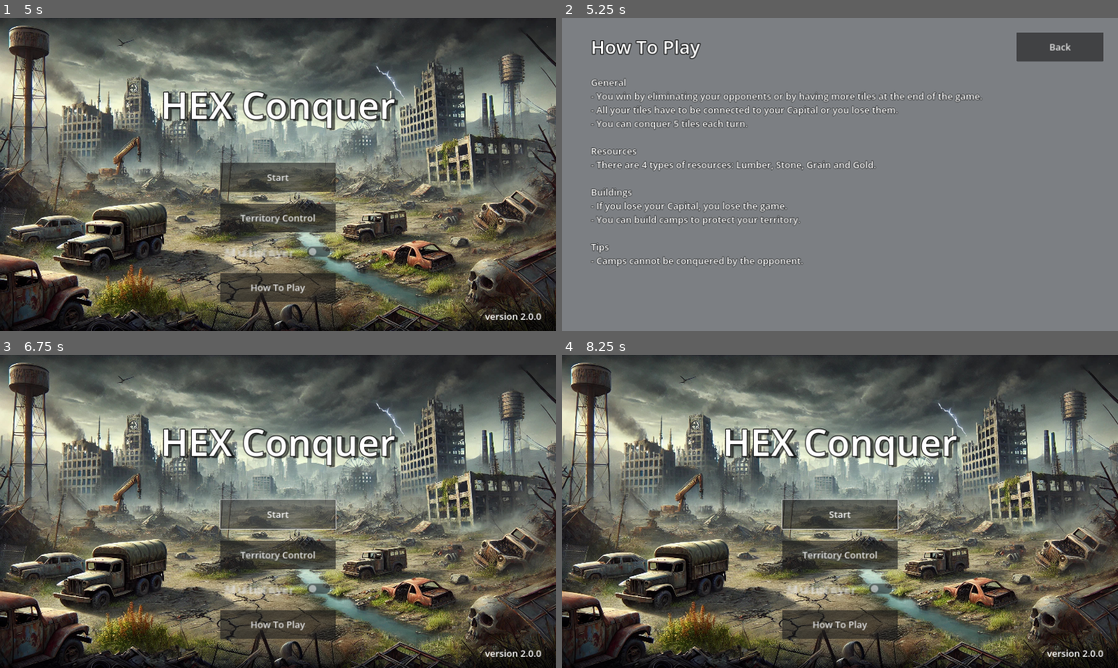
Above: before the commit, frames 1-4 (two rows, left to right).
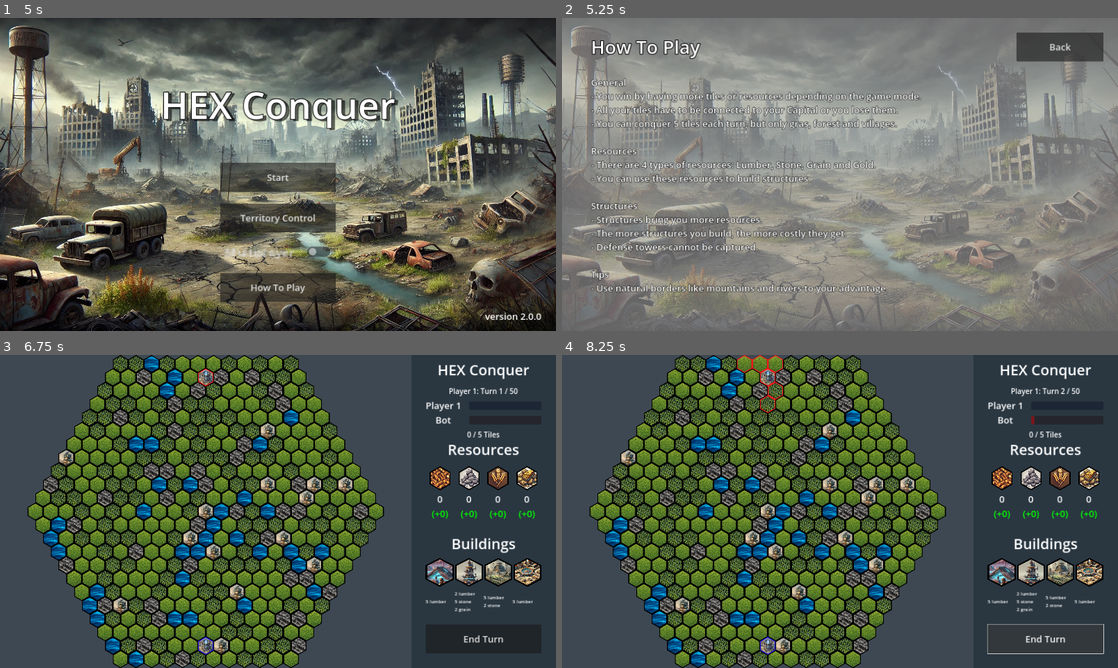
Above: after the commit, the same moments.

Repository: nguyendangy/hex-conquer
Game: Godot game, scene res://Scenes/Intro.tscn
Two runs of this game, one before a commit and one after it. Both use one fixed random seed, a clock stepped at 60 frames per second and the inputs below.
Inputs (mouse positions are in pixels of both pictures, inside the frame that each line leads up to):
- Up to frame 1 (5 s): move the mouse to (400, 158) at 0.52 s; hold Right mouse button (camera_pan) 0.53-1.28 s; click (400, 158) at 0.67 s; move the mouse to (166, 190) at 1.27 s; tap Mouse wheel up (camera_zoom_in) at 1.35 s; click (166, 190) at 1.42 s; move the mouse to (333, 105) at 2.02 s; tap Mouse wheel down (camera_zoom_out) at 2.1 s; click (333, 105) at 2.17 s; click "Next" at 2.75 s; click "Next" at 3.5 s; click "Skip" at 4.25 s
- Up to frame 2 (5.25 s): click "How To Play" at 5 s
- Up to frame 3 (6.75 s): click "Back" at 5.75 s; click "Start" at 6.5 s
- Up to frame 4 (8.25 s): click (840, 514) at 7.25 s, where only the run before the commit has a clickable "Start"; click (1045, 639) at 8 s, where only the run after the commit has a clickable "End Turn"

Frame 1 is identical in both runs. In frame 2, 36% of the frame differs, in the area x 0-100%, y 2-100%; in frame 3, 87%; in frame 4, 87%, in the area x 0-100%, y 0-100%.

Commit message:
Alpha version

Diff:
--- /dev/null
+++ b/Assets/Themes/farm-button.tres
@@ -0,0 +1,6 @@
+[gd_resource type="StyleBoxTexture" load_steps=2 format=3 uid="uid://223sg5slir3a"]
+
+[ext_resource type="Texture2D" uid="uid://c4v4itcjbtijd" path="res://Assets/Structures/Farm/black-farm.png" id="1_366ci"]
+
+[resource]
+texture = ExtResource("1_366ci")
--- /dev/null
+++ b/Assets/Themes/mine-button.tres
@@ -0,0 +1,6 @@
+[gd_resource type="StyleBoxTexture" load_steps=2 format=3 uid="uid://wxyxxr8ioyve"]
+
+[ext_resource type="Texture2D" uid="uid://jodmsjifpf0s" path="res://Assets/Structures/Mine/black-mine.png" id="1_gaagc"]
+
+[resource]
+texture = ExtResource("1_gaagc")
--- /dev/null
+++ b/Assets/Themes/tower-button.tres
@@ -0,0 +1,6 @@
+[gd_resource type="StyleBoxTexture" load_steps=2 format=3 uid="uid://d00sqi52tc2a3"]
+
+[ext_resource type="Texture2D" uid="uid://brgbxmo3nhi8w" path="res://Assets/Structures/Tower/black-tower.png" id="1_gu3ty"]
+
+[resource]
+texture = ExtResource("1_gu3ty")
--- a/Scenes/HUD.tscn
+++ b/Scenes/HUD.tscn
@@ -1,11 +1,14 @@
-[gd_scene load_steps=10 format=3 uid="uid://bcpwm5nnjml6g"]
+[gd_scene load_steps=13 format=3 uid="uid://bcpwm5nnjml6g"]
 
 [ext_resource type="Script" path="res://Scripts/HUD.gd" id="1_ur7ax"]
 [ext_resource type="Texture2D" uid="uid://bg2r1gyi71xq" path="res://Assets/Resources/lumber.png" id="2_jmkj3"]
 [ext_resource type="Texture2D" uid="uid://fd03va1peca3" path="res://Assets/Resources/stone.png" id="3_lx8te"]
 [ext_resource type="Texture2D" uid="uid://ccmtd8s0g7lvx" path="res://Assets/Resources/grain.png" id="4_6f2n6"]
 [ext_resource type="Texture2D" uid="uid://jatrjna157y2" path="res://Assets/Resources/gold.png" id="5_uacix"]
-[ext_resource type="StyleBox" uid="uid://xp0q1vgrcetg" path="res://Assets/Themes/camp.tres" id="6_qaair"]
+[ext_resource type="StyleBox" path="res://Assets/Themes/camp-button.tres" id="6_xapaj"]
+[ext_resource type="StyleBox" uid="uid://d00sqi52tc2a3" path="res://Assets/Themes/tower-button.tres" id="7_q4wco"]
+[ext_resource type="StyleBox" uid="uid://223sg5slir3a" path="res://Assets/Themes/farm-button.tres" id="8_cqy0v"]
+[ext_resource type="StyleBox" uid="uid://wxyxxr8ioyve" path="res://Assets/Themes/mine-button.tres" id="9_crh2b"]
 
 [sub_resource type="LabelSettings" id="LabelSettings_0ntik"]
 font_size = 32
@@ -255,28 +258,48 @@
 [node name="Button1" type="Button" parent="Buildings/Buttons"]
 layout_mode = 2
 size_flags_horizontal = 3
-theme_override_styles/focus = ExtResource("6_qaair")
-theme_override_styles/disabled = ExtResource("6_qaair")
-theme_override_styles/pressed = ExtResource("6_qaair")
-theme_override_styles/normal = ExtResource("6_qaair")
+theme_override_styles/focus = ExtResource("6_xapaj")
+theme_override_styles/disabled = ExtResource("6_xapaj")
+theme_override_styles/hover_pressed = ExtResource("6_xapaj")
+theme_override_styles/hover = ExtResource("6_xapaj")
+theme_override_styles/pressed = ExtResource("6_xapaj")
+theme_override_styles/normal = ExtResource("6_xapaj")
 disabled = true
 text = "Camp"
 
 [node name="Button2" type="Button" parent="Buildings/Buttons"]
 layout_mode = 2
 size_flags_horizontal = 3
+theme_override_styles/focus = ExtResource("7_q4wco")
+theme_override_styles/disabled = ExtResource("7_q4wco")
+theme_override_styles/hover_pressed = ExtResource("7_q4wco")
+theme_override_styles/hover = ExtResource("7_q4wco")
+theme_override_styles/pressed = ExtResource("7_q4wco")
+theme_override_styles/normal = ExtResource("7_q4wco")
 disabled = true
 text = "Tower"
 
 [node name="Button3" type="Button" parent="Buildings/Buttons"]
 layout_mode = 2
 size_flags_horizontal = 3
+theme_override_styles/focus = ExtResource("8_cqy0v")
+theme_override_styles/disabled = ExtResource("8_cqy0v")
+theme_override_styles/hover_pressed = ExtResource("8_cqy0v")
+theme_override_styles/hover = ExtResource("8_cqy0v")
+theme_override_styles/pressed = ExtResource("8_cqy0v")
+theme_override_styles/normal = ExtResource("8_cqy0v")
 disabled = true
 text = "Farm"
 
 [node name="Button4" type="Button" parent="Buildings/Buttons"]
 layout_mode = 2
 size_flags_horizontal = 3
+theme_override_styles/focus = ExtResource("9_crh2b")
+theme_override_styles/disabled = ExtResource("9_crh2b")
+theme_override_styles/hover_pressed = ExtResource("9_crh2b")
+theme_override_styles/hover = ExtResource("9_crh2b")
+theme_override_styles/pressed = ExtResource("9_crh2b")
+theme_override_styles/normal = ExtResource("9_crh2b")
 disabled = true
 text = "Mine"
 
--- a/Scenes/HelpPage.tscn
+++ b/Scenes/HelpPage.tscn
@@ -1,6 +1,6 @@
 [gd_scene load_steps=5 format=3 uid="uid://bt4iath4evhfj"]
 
-[ext_resource type="Texture2D" uid="uid://b20luy8vmr4ra" path="res://Assets/Images/main-menu-background.png" id="1_1qi7a"]
+[ext_resource type="Texture2D" uid="uid://c2i4jiy0y6p6l" path="res://Assets/Images/main-menu-background.jpg" id="1_1qi7a"]
 [ext_resource type="Script" path="res://Scripts/TitleScreen.gd" id="1_cg4em"]
 
 [sub_resource type="LabelSettings" id="LabelSettings_wegtx"]
@@ -49,19 +49,21 @@
 offset_right = 1820.0
 offset_bottom = 980.0
 text = "General
-- You win by eliminating your opponents or by having more tiles at the end of the game.
+- You win by having more tiles or resources depending on the game mode.
 - All your tiles have to be connected to your Capital or you lose them.
-- You can conquer 5 tiles each turn.
+- You can conquer 5 tiles each turn, but only gras, forest and villages.
 
 Resources
 - There are 4 types of resources: Lumber, Stone, Grain and Gold.
+- You can use these resources to build structures.
 
-Buildings
-- If you lose your Capital, you lose the game.
-- You can build camps to protect your territory.
+Structures
+- Structures bring you more resources.
+- The more structures you build, the more costly they get.
+- Defense towers cannot be captured.
 
 Tips
-- Camps cannot be conquered by the opponent."
+- Use natural borders like mountains and rivers to your advantage."
 label_settings = SubResource("LabelSettings_71mp4")
 
 [node name="BackButton" type="Button" parent="."]
--- a/Scenes/Main.tscn
+++ b/Scenes/Main.tscn
@@ -7,12 +7,11 @@
 [ext_resource type="Texture2D" uid="uid://b682u1yh6nbg2" path="res://Assets/Terrain/Gras/red-gras.png" id="6_4kpso"]
 [ext_resource type="Texture2D" uid="uid://cqi5ago04jc43" path="res://Assets/Terrain/Forest/red-forest.png" id="7_khfbx"]
 [ext_resource type="Script" path="res://Scripts/Map.gd" id="8_6ub52"]
-[ext_resource type="Texture2D" uid="uid://br787xhga2rco" path="res://Assets/Structures/Castle-old/blue-castle.png" id="8_y1xgj"]
 [ext_resource type="Texture2D" uid="uid://c1n8kay0uj5sk" path="res://Assets/Terrain/Mountains/red-mountains.png" id="8_ydsnw"]
 [ext_resource type="Texture2D" uid="uid://c574x44d22mrh" path="res://Assets/Terrain/River/red-river.png" id="9_46lmj"]
 [ext_resource type="Texture2D" uid="uid://cqr1eim2nvmet" path="res://Assets/Terrain/Forest/blue-forest.png" id="9_rt2yl"]
 [ext_resource type="PackedScene" uid="uid://bcpwm5nnjml6g" path="res://Scenes/HUD.tscn" id="9_teqyh"]
-[ext_resource type="Texture2D" uid="uid://b71pyj1hxkt7q" path="res://Assets/Structures/Castle-old/red-castle.png" id="10_d6rhi"]
+[ext_resource type="Texture2D" uid="uid://de1jy058ig7yk" path="res://Assets/Structures/Castle/red-castle.png" id="10_bv7lq"]
 [ext_resource type="Texture2D" uid="uid://snthsu8pipnl" path="res://Assets/Terrain/Gras/blue-gras.png" id="10_f0umm"]
 [ext_resource type="Texture2D" uid="uid://dgv34kjlac2dp" path="res://Assets/Terrain/Mountains/blue-mountains.png" id="11_48smi"]
 [ext_resource type="Texture2D" uid="uid://dehraraugfurr" path="res://Assets/Structures/Camp/red-camp.png" id="11_kpqws"]
@@ -33,6 +32,7 @@
 [ext_resource type="Texture2D" uid="uid://bitspouvkvx4l" path="res://Assets/Structures/Mine/blue-mine.png" id="24_ab0yp"]
 [ext_resource type="Texture2D" uid="uid://bnnsynm3mcowm" path="res://Assets/Structures/Mine/red-mine.png" id="25_b5uyr"]
 [ext_resource type="Texture2D" uid="uid://cqrayupqaq105" path="res://Assets/Terrain/River/black-river.png" id="26_mtsym"]
+[ext_resource type="Texture2D" uid="uid://dlkjyuhay3ayq" path="res://Assets/Structures/Castle/blue-castle.png" id="27_uajop"]
 
 [sub_resource type="TileSetAtlasSource" id="TileSetAtlasSource_nilwd"]
 texture = ExtResource("4_52ggh")
@@ -95,7 +95,7 @@
 0:0/1/modulate = Color(0, 1, 0, 1)
 
 [sub_resource type="TileSetAtlasSource" id="TileSetAtlasSource_1fouk"]
-texture = ExtResource("10_d6rhi")
+texture = ExtResource("10_bv7lq")
 texture_region_size = Vector2i(182, 210)
 0:0/next_alternative_id = 2
 0:0/0 = 0
@@ -266,7 +266,7 @@
 0:0/1/modulate = Color(0, 1, 0, 1)
 
 [sub_resource type="TileSetAtlasSource" id="TileSetAtlasSource_jrgwi"]
-texture = ExtResource("8_y1xgj")
+texture = ExtResource("27_uajop")
 texture_region_size = Vector2i(182, 209)
 0:0/next_alternative_id = 2
 0:0/0 = 0
Renamed: Assets/Themes/camp.tres -> Assets/Themes/camp-button.tres
